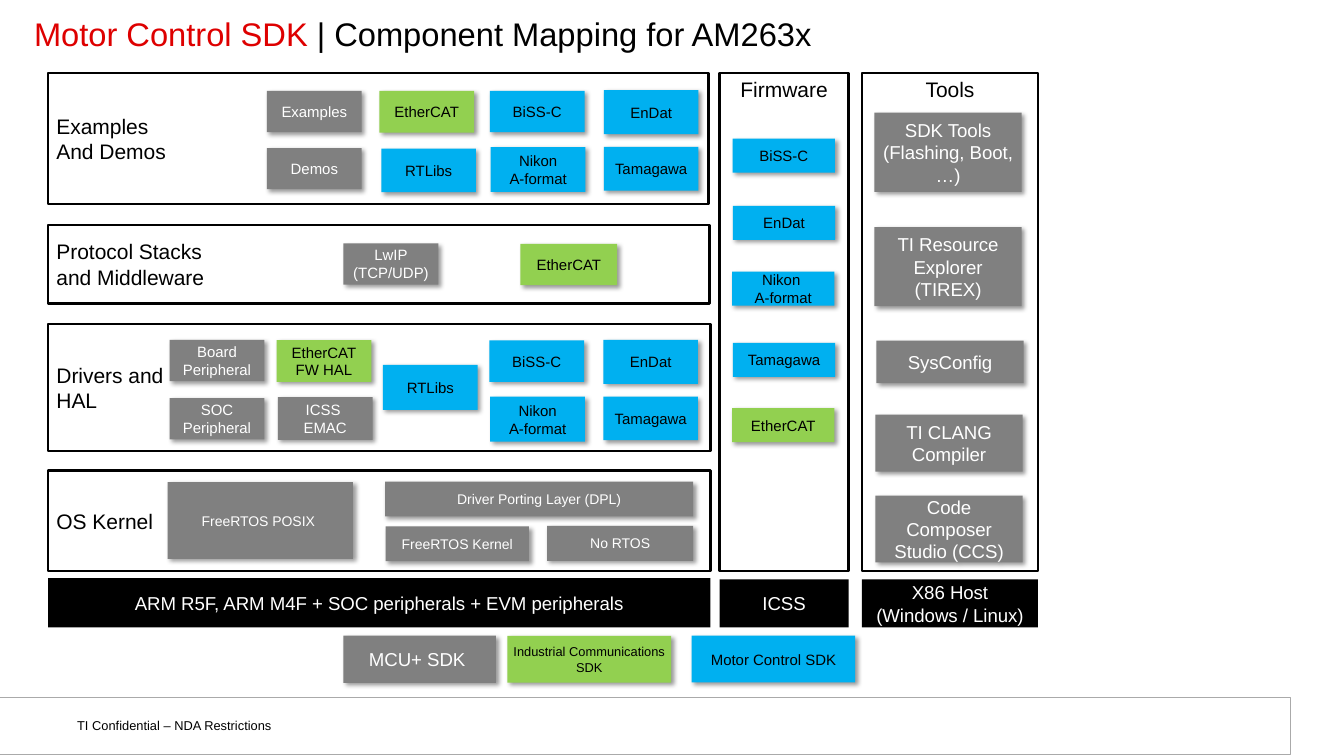
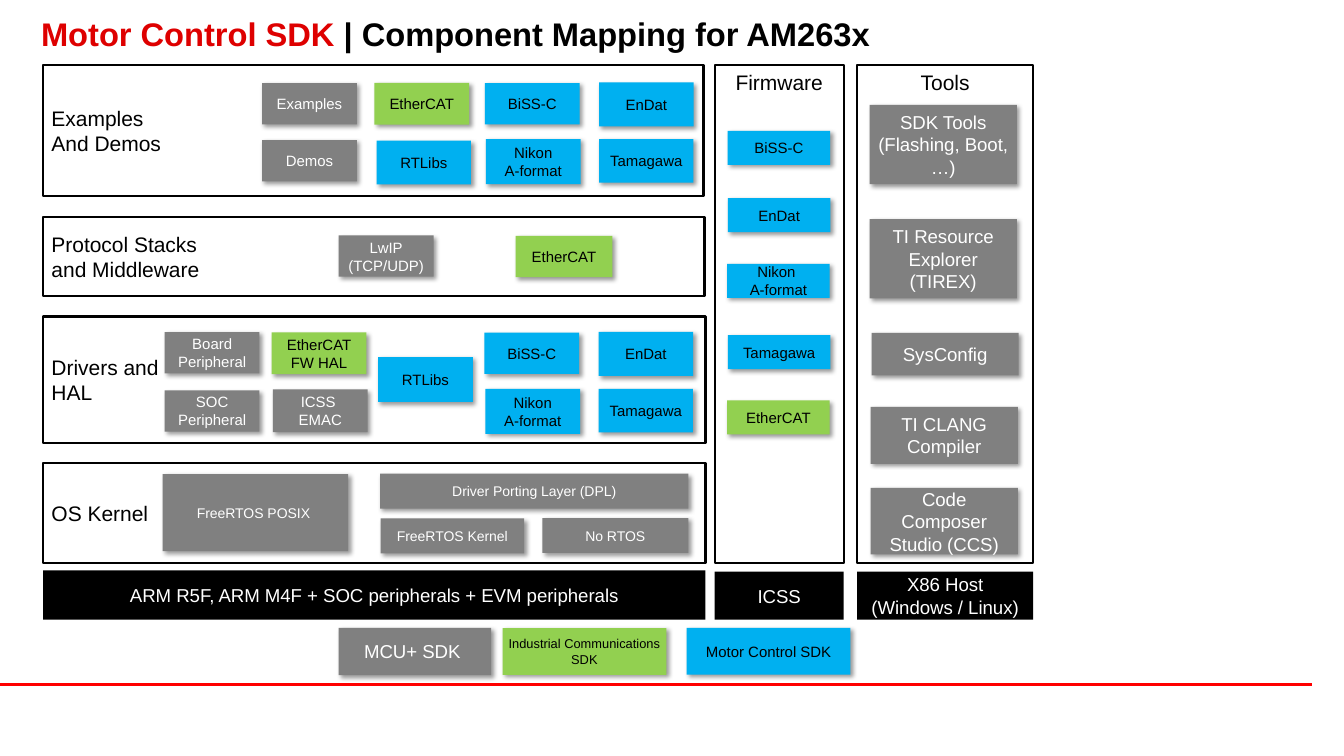
Before and after one commit to TexasInstruments/motor-control-sdk, a slide deck: slide 10 of docs_src/docs/api_guide/images/images.pptx (slide 2 before the commit). Drawn at 1344x756 pixels with LibreOffice and Linux fonts; fonts in the diff are those of the drawing; background and template pictures are left out. Boxes give left, top, right and bottom in pixels: in the first picture for what was removed or moved away, otherwise in the second. Text is boxed around its words. In the diff, an @@ line names an element or a change of style, - is before the commit and + after.

```diff
--- a/docs_src/docs/api_guide/images/images.pptx
+++ b/docs_src/docs/api_guide/images/images.pptx
@@ title "Motor Control SDK | Component ..." at bbox=[41, 22, 869, 52]: bold on; line spacing 0.9 to 0.85 @@
@@ 13 rectangles: place and size @@
-13 rectangles at bbox=[48, 73, 1023, 570]
+13 rectangles at bbox=[44, 66, 1019, 563]
@@ 32 rectangles: place and size @@
-32 rectangles at bbox=[48, 73, 1038, 683]
+32 rectangles at bbox=[44, 65, 1033, 675]
@@ line added from (0, 685) to (1312, 685), #FF0000 2.25 pt @@
@@ rectangle removed at bbox=[0, 697, 1291, 754] @@
@@ rectangle removed at bbox=[6, 697, 1290, 748] @@
@@ text removed at bbox=[77, 720, 271, 730] @@
-TI Confidential – NDA Restrictions
```
Also in this commit, not shown: 5 other slides changed, 5 slides added, 33 other files.
